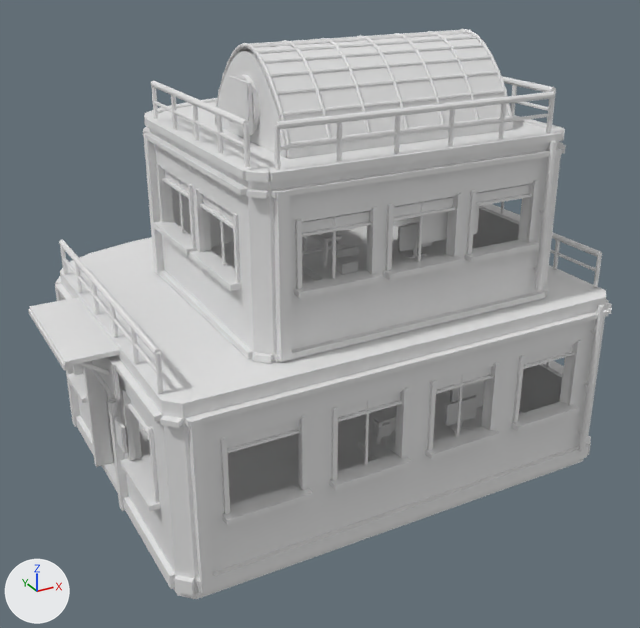
What one commit did to the OBJ model assets/tts/vanta-freeport-architecture-r2/dispatch-s3.obj.
Camera for both pictures: a 50 mm camera at (-6.65, -12.32, 8.4) aimed at (-0.16, -0.53, 2.5). Every picture has the same lights, and +X, +Y and +Z are marked at lower left. The first picture is the older version. Where no turn or scale is listed for an object, it has been applied to the vertices.

In view in the first picture: 'dispatch-s3'.
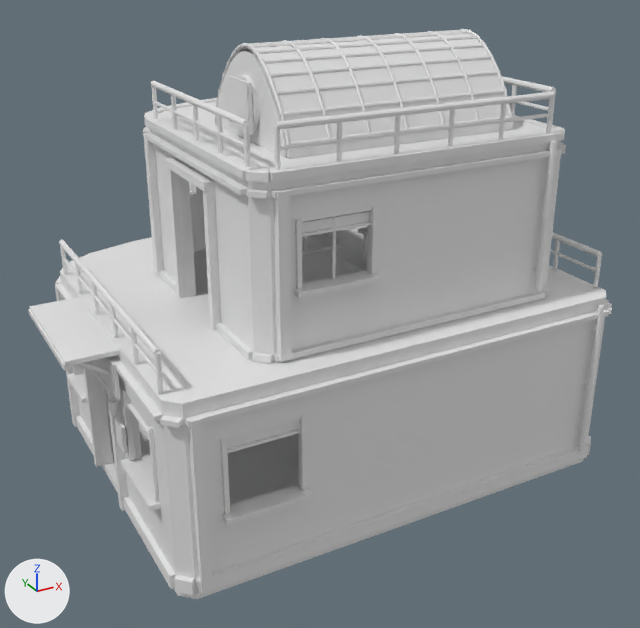
Edits to the bpy script that builds the scene:
```text
Change me_dispatch_s3:
    used by ob_dispatch_s3; location = (0.0, 0.0, 0.0)
    remove me_dispatch_s3.from_pydata(...)  # 6024 vertices, 10080 faces; spans x -4.51..3.89, y -3.33..3.39, z -0.01..6.92
    add me_dispatch_s3.from_pydata(...)  # 6814 vertices, 11344 faces; spans x -4.51..3.89, y -3.33..3.39, z -0.01..6.92
    me_dispatch_s3 part 1: the loose piece of 8 vertices spanning x -1.01..1.61, y -2.31..-1.58, z 3.75..3.86 is rebuilt with 8 vertices and now spans x -0.36..2.26, y -2.31..-1.58, z 3.75..3.86
    me_dispatch_s3 part 2: 66 loose pieces with 578 vertices, spanning x -2.41..3.09, y -3.33..0.93, z 0.16..4.96, are deleted
    me_dispatch_s3 part 3: 5 vertices moved from x -2.25..-2.1, y -2.07..0.84, z 4.92..5.46 to x -2.25..-2.1, y -1.23..0.01, z 5.06..5.46; 143 vertices removed from x -2.25..3.0, y -3.17..0.84, z 0.11..5.46; 1267 vertices added at x -2.41..2.4, y -2.9..2.51, z 0.16..5.46
    other edits to the shape of me_dispatch_s3 do not show in these pictures
```

Boxes (x1, y1, x2, y2) around the edits, measured in the pictures (640 x 628 px):
part 1 of me_dispatch_s3, rebuilt: before (303, 239, 474, 280); after (342, 253, 367, 273)
part 2 of me_dispatch_s3, deleted: before (153, 164, 581, 491)
part 3 of me_dispatch_s3, built on: before (149, 128, 605, 542); after (159, 138, 367, 359)
